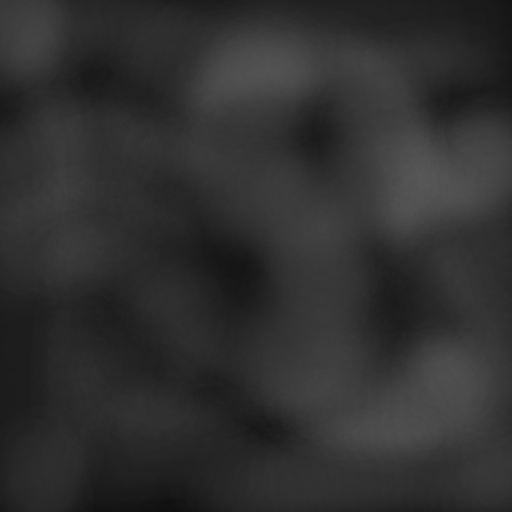
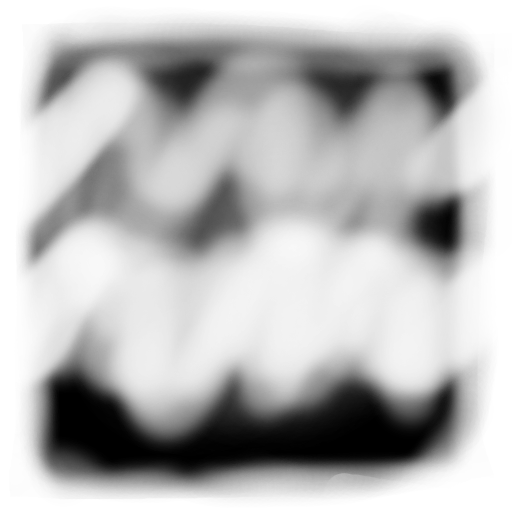
Revision of a layered 512px x 512px image; what changed, layer by layer:
painted on "Livello 2" over bbox(0, 0, 512, 512)
